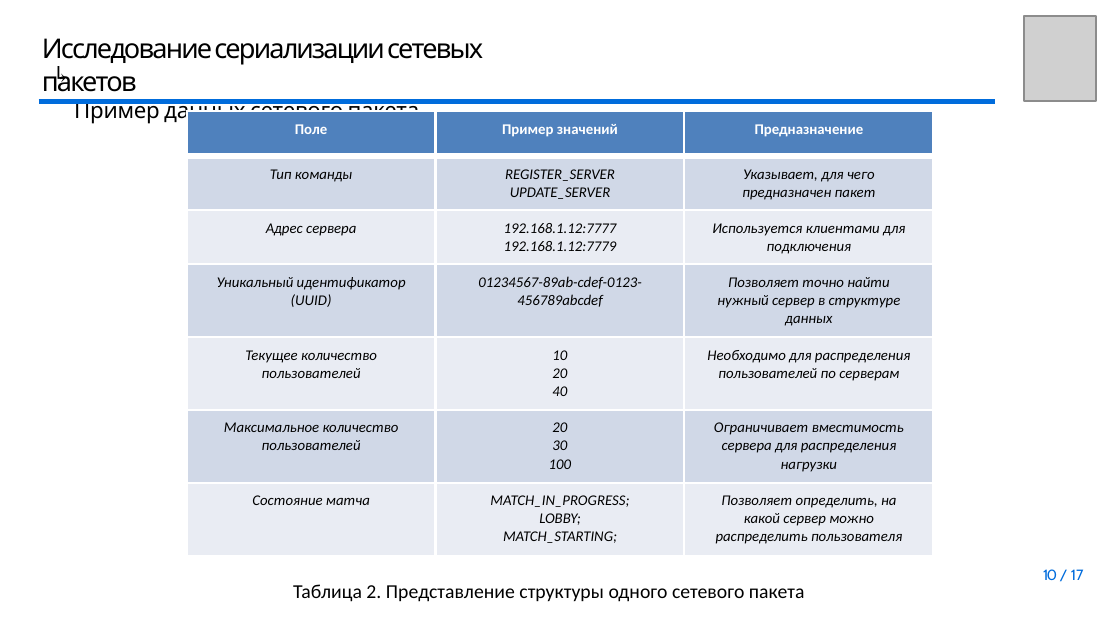
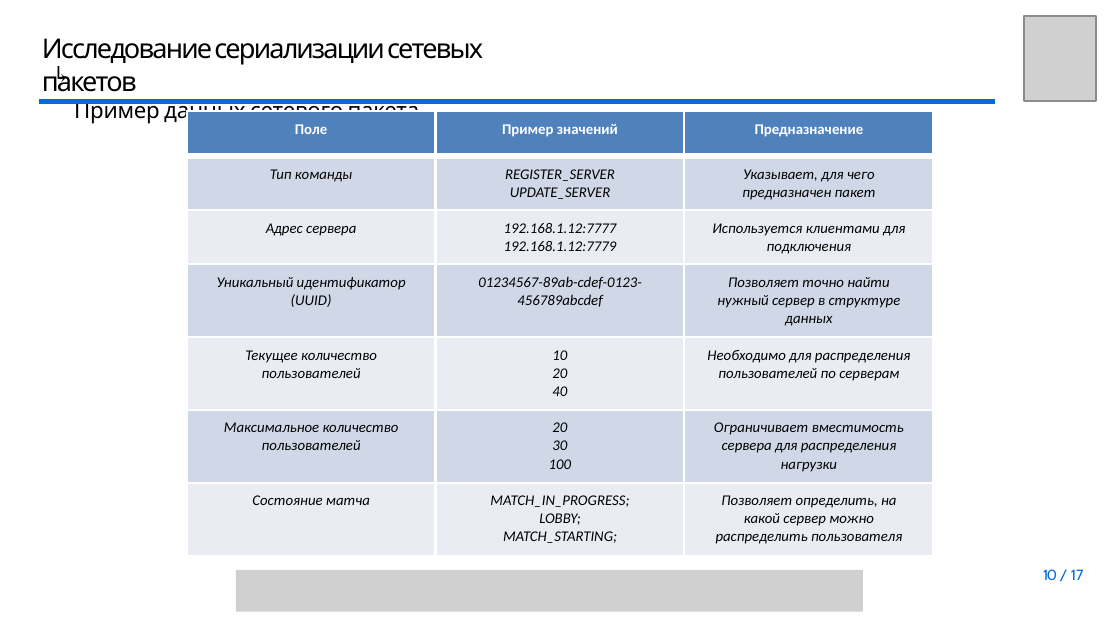
Before and after one commit to youngB0rrov/bmstu_doc, a slide deck: slide 10 of Master/Diploma/presentation/Презентация.pptx. Drawn at 1120x630 pixels with LibreOffice and Linux fonts; fonts in the diff are those of the drawing; grey boxes stand for pictures; background and template pictures are left out. Boxes give left, top, right and bottom in pixels: in the first picture for what was removed or moved away, otherwise in the second. Text is boxed around its words. In the diff, an @@ line names an element or a change of style, - is before the commit and + after.

```diff
--- a/Master/Diploma/presentation/Презентация.pptx
+++ b/Master/Diploma/presentation/Презентация.pptx
@@ picture added at <box>236,570,863,612</box> @@
@@ text removed at <box>293,584,805,602</box> @@
-Таблица 2. Представление структуры одного сетевого пакета
```
Also in this commit, not shown: 9 other slides changed, 6 other files.
